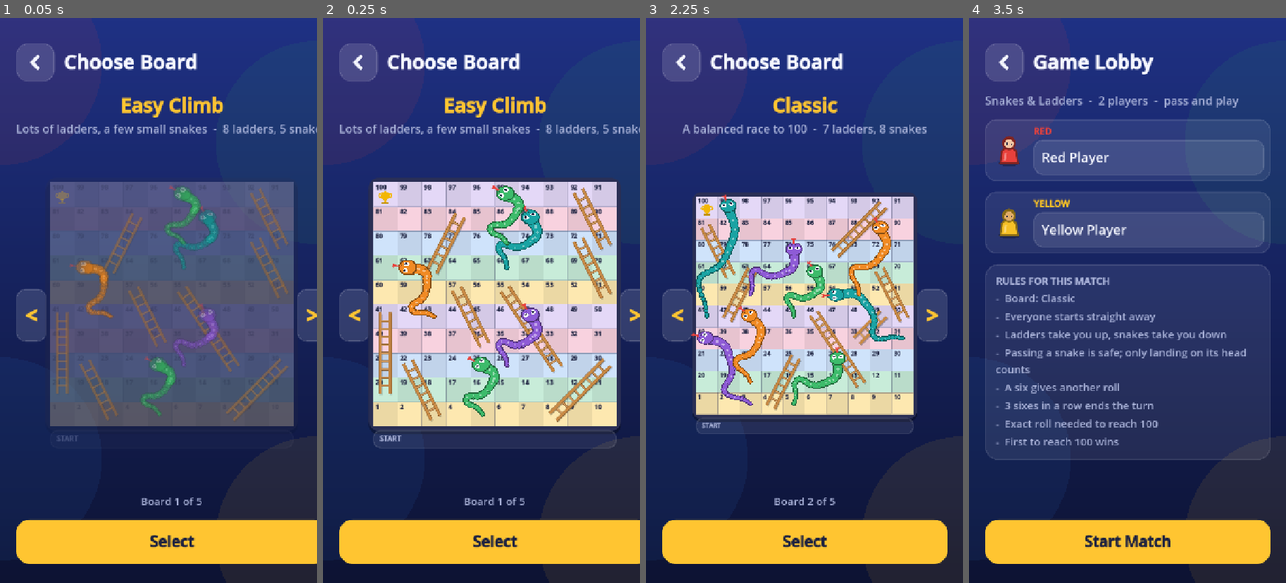
Above: before the commit, frames 1-4 (left to right).
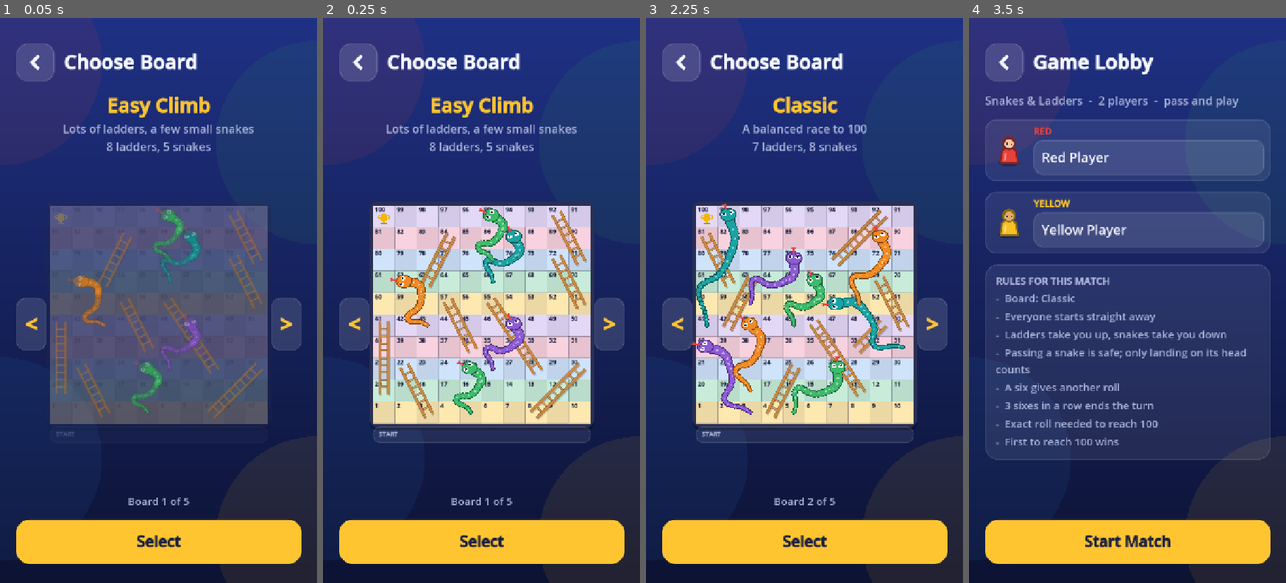
Above: after the commit, the same moments.

Repository: xtremrakib007/RsLUDO
Game: Godot game, scene res://scenes/screens/board_select.tscn
Two runs of this game, one before a commit and one after it. Both use one fixed random seed, a clock stepped at 60 frames per second and the inputs below. This scene is started directly instead of the project's main scene.
Inputs:
- Up to frame 1 (0.05 s): no input
- Up to frame 2 (0.25 s): no input
- Up to frame 3 (2.25 s): click "<" at 0.5 s; click ">" at 1.25 s; click ">" at 2 s
- Up to frame 4 (3.5 s): click "Select" at 2.75 s

The runs differ from the first frame. In frame 1, 16% of the frame differs, in the area x 5-100%, y 13-97%; in frame 2, 27%; in frame 3, 20%; in frame 4, nothing differs.

Commit message:
Choose Board: wrap the description; docs for Snakes & Ladders
Co-Authored-By: Claude Opus 5.5 <noreply@anthropic.com>
Claude-Session: https://claude.ai/code/session_01PxNJNDQdbjEGoucC67j9Ub

Diff:
--- a/scripts/ui/screens/board_select_screen.gd
+++ b/scripts/ui/screens/board_select_screen.gd
@@ -21,7 +21,7 @@
 	var names := VBoxContainer.new()
 	names.add_theme_constant_override("separation", 4)
 	_title = UIKit.title("", 44, Palette.ACCENT, HORIZONTAL_ALIGNMENT_CENTER)
-	_tagline = UIKit.label("", 26, Palette.TEXT_MUTED, HORIZONTAL_ALIGNMENT_CENTER)
+	_tagline = UIKit.label("", 26, Palette.TEXT_MUTED, HORIZONTAL_ALIGNMENT_CENTER, true)
 	names.add_child(_title)
 	names.add_child(_tagline)
 	content.add_child(names)
@@ -77,7 +77,7 @@
 func _show_board() -> void:
 	var board := current_board()
 	_title.text = board.title
-	_tagline.text = "%s  -  %d ladders, %d snakes" % [board.tagline, board.ladders.size(), board.snakes.size()]
+	_tagline.text = "%s\n%d ladders, %d snakes" % [board.tagline, board.ladders.size(), board.snakes.size()]
 	_counter.text = "Board %d of %d" % [_index + 1, _boards.size()]
 	board_preview.setup(board, [] as Array[int])
 	board_preview.modulate.a = 0.0
Not shown, changed: docs/ARCHITECTURE.md
Not shown, changed: docs/DEVELOPMENT_PLAN.md
